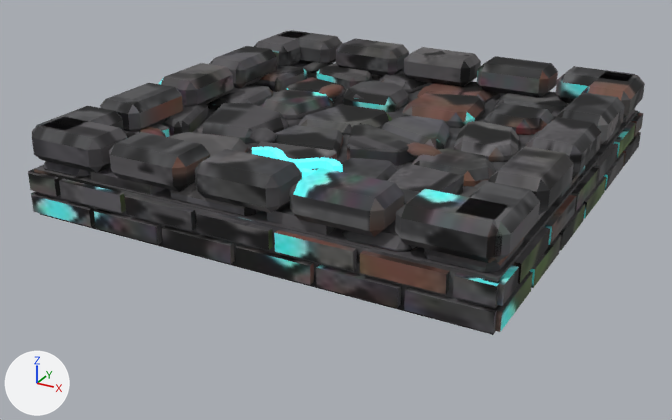
The glTF model assets/noir/plates/plate_2_water.glb as it was, and as the next commit left it.
Rendered twice from a 50 mm lens placed at (1.78, -3.47, 1.56), pointed at (-0.06, -0.13, -0.11). Every picture has the same lights, and +X, +Y and +Z are marked at lower left. The first picture is the older version. Vertices at exactly the same position are counted once.

Objects in the first picture: 'plate_2_water'.
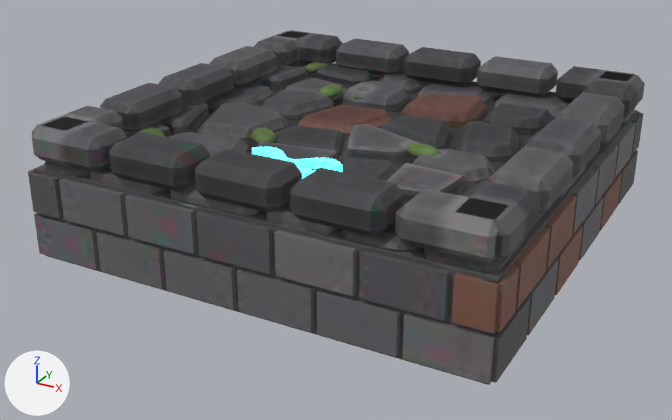
The newer file is also turned or shifted as a whole; pictures and numbers use the older file's frame.

The change, as a list of edits to the scene's bpy script:
```text
Add img_plate_2_water_emit:
    img_plate_2_water_emit = load_image('plate_2_water_emit', '_unpacked/plate_2_water_emit', 512, 512, 'sRGB')
Change mat_plate_2_water_paint:
    where n0 = _N.new('ShaderNodeBsdfPrincipled'); n0.name = 'Principled BSDF'
    add n0.inputs[28].default_value = 1.6  # 'Emission Strength'
    where n2 = _N.new('ShaderNodeTexImage'); n2.name = 'Image Texture'
    n2.image: img_plate_2_water_paint -> img_plate_2_water_emit
    add n3 = _N.new('ShaderNodeTexImage'); n3.name = 'Image Texture.001'
    add n3.image = img_plate_2_water_paint
    remove _L.new(n2.outputs[0], n0.inputs[0])  # 'Color' to 'Base Color'
    add _L.new(n2.outputs[0], n0.inputs[27])  # 'Color' to 'Emission Color'
    add _L.new(n3.outputs[0], n0.inputs[0])  # 'Color' to 'Base Color'
Change me_plate_2_water:
    used by ob_plate_2_water; location = (0.0, 0.0, 0.1)
    remove me_plate_2_water.from_pydata(...)  # 2359 vertices, 4190 faces; spans x -1.0..1.0, y -1.0..1.0, z -0.1..0.28
    add me_plate_2_water.from_pydata(...)  # 2358 vertices, 4188 faces; spans x -1.0..1.0, y -1.0..1.0, z -0.29..0.28
    me_plate_2_water part 1: a new loose piece, a box spanning x -0.987..-0.679, y -1.005..-0.935, z -0.269..-0.101, in mat_plate_2_water_paint
    me_plate_2_water part 2: a new loose piece, a box spanning x -0.654..-0.346, y -1.005..-0.935, z -0.269..-0.101, in mat_plate_2_water_paint
    me_plate_2_water part 3: a new loose piece, a box spanning x -0.321..-0.013, y -1.005..-0.935, z -0.269..-0.101, in mat_plate_2_water_paint
    me_plate_2_water part 4: a new loose piece, a box spanning x 0.013..0.321, y -1.005..-0.935, z -0.269..-0.101, in mat_plate_2_water_paint
    me_plate_2_water part 5: a new loose piece, a box spanning x 0.346..0.654, y -1.005..-0.935, z -0.269..-0.101, in mat_plate_2_water_paint
    me_plate_2_water part 6: a new loose piece, a box spanning x 0.679..0.987, y -1.005..-0.935, z -0.269..-0.101, in mat_plate_2_water_paint
    me_plate_2_water part 7: a new loose piece, a box spanning x 0.935..1.005, y -0.987..-0.679, z -0.269..-0.101, in mat_plate_2_water_paint
    me_plate_2_water part 8: a new loose piece, a box spanning x 0.935..1.005, y -0.654..-0.346, z -0.269..-0.101, in mat_plate_2_water_paint
    me_plate_2_water part 9: a new loose piece, a box spanning x 0.935..1.005, y -0.321..-0.013, z -0.269..-0.101, in mat_plate_2_water_paint
    me_plate_2_water part 10: a new loose piece, a box spanning x 0.935..1.005, y 0.013..0.321, z -0.269..-0.101, in mat_plate_2_water_paint
    me_plate_2_water part 11: a new loose piece, a box spanning x 0.935..1.005, y 0.346..0.654, z -0.269..-0.101, in mat_plate_2_water_paint
    me_plate_2_water part 12: a new loose piece, a box spanning x 0.935..1.005, y 0.679..0.987, z -0.269..-0.101, in mat_plate_2_water_paint
    me_plate_2_water part 13: 16 loose pieces with 128 vertices, spanning x -1.0..1.0, y -1.0..1.0, z -0.08..-0.01, are deleted
    me_plate_2_water part 14: 94 vertices moved from x -1.0..1.0, y -1.0..1.0, z -0.1..0.11 to x -1.0..1.0, y -1.0..1.0, z -0.29..0.11; 95 vertices removed from x -1.0..1.0, y -1.0..1.0, z -0.08..0.1; 30 vertices added at x -1.0..1.0, y -1.0..1.0, z -0.08..0.11
    me_plate_2_water part 15: 3703 kept faces spanning x -1.0..1.0, y -1.0..1.0, z -0.29..0.28 get new texture (UV) coordinates
    me_plate_2_water part 16: 288 faces spanning x -0.21..0.21, y -0.77..-0.51, z 0.16..0.19 switch from mat_glow_water (cyan #59edf3, glowing cyan #52dde3) to mat_plate_2_water_paint
    other edits to the shape of me_plate_2_water do not show in these pictures
```

Where the change shows, as pixel boxes (x1, y1, x2, y2) in the pictures (672 x 420 px; the box of a moved part takes in the faces that stretch with it):
'plate_2_water', surface changed, reshaped (16% taller): before (28, 30, 645, 335); after (28, 30, 645, 385)
part 1 of me_plate_2_water, added: after (34, 215, 100, 270)
part 2 of me_plate_2_water, added: after (96, 231, 166, 289)
part 3 of me_plate_2_water, added: after (164, 249, 237, 310)
part 4 of me_plate_2_water, added: after (237, 268, 314, 332)
part 5 of me_plate_2_water, added: after (317, 289, 400, 357)
part 6 of me_plate_2_water, added: after (403, 312, 498, 384)
part 7 of me_plate_2_water, added: after (479, 296, 530, 383)
part 8 of me_plate_2_water, added: after (527, 258, 559, 336)
part 9 of me_plate_2_water, added (brown): after (555, 225, 583, 295)
part 10 of me_plate_2_water, added: after (579, 197, 604, 261)
part 11 of me_plate_2_water, added (brown): after (600, 172, 622, 231)
part 12 of me_plate_2_water, added: after (618, 150, 638, 204)
part 13 of me_plate_2_water, deleted: before (94, 153, 625, 308)
part 14 of me_plate_2_water, moved or reshaped: before (28, 71, 643, 335); after (28, 93, 639, 385)
part 15 of me_plate_2_water, surface changed: before (29, 30, 645, 335); after (29, 30, 645, 385)
part 16 of me_plate_2_water, recoloured: (252, 147, 343, 179) in both
